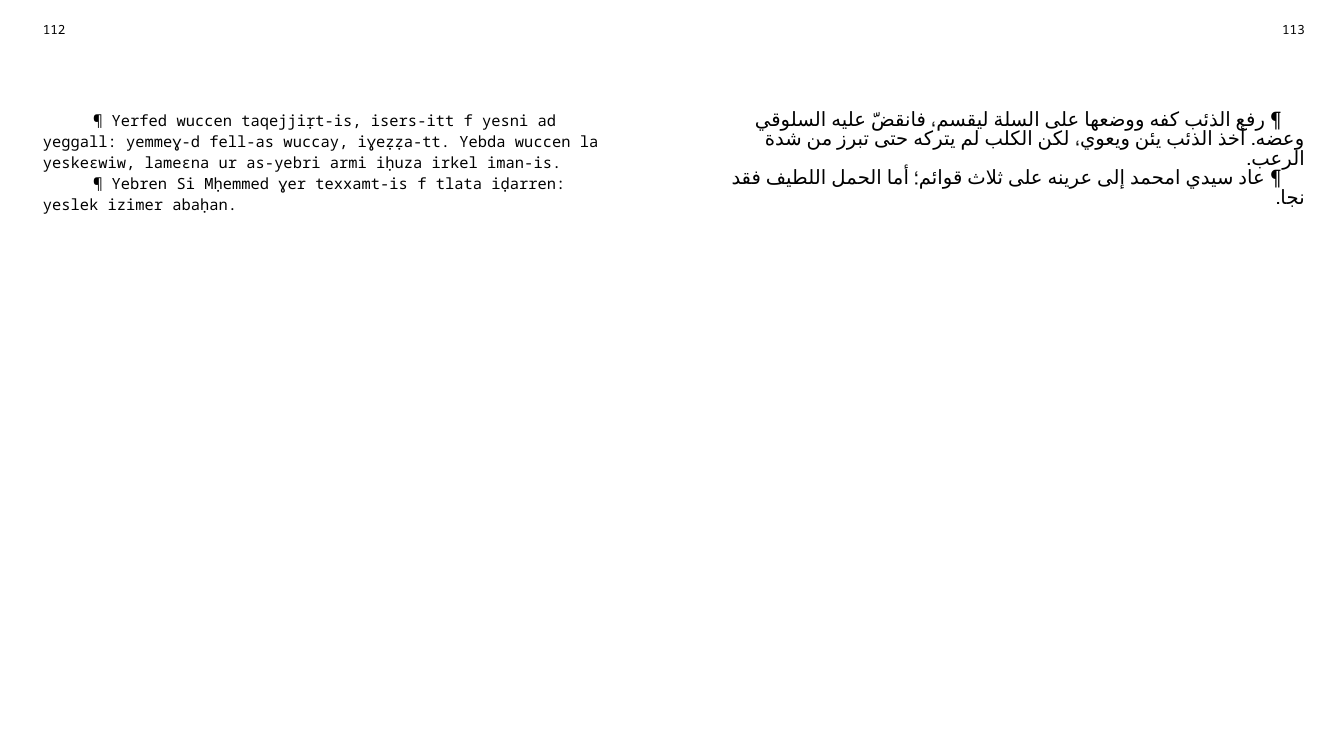
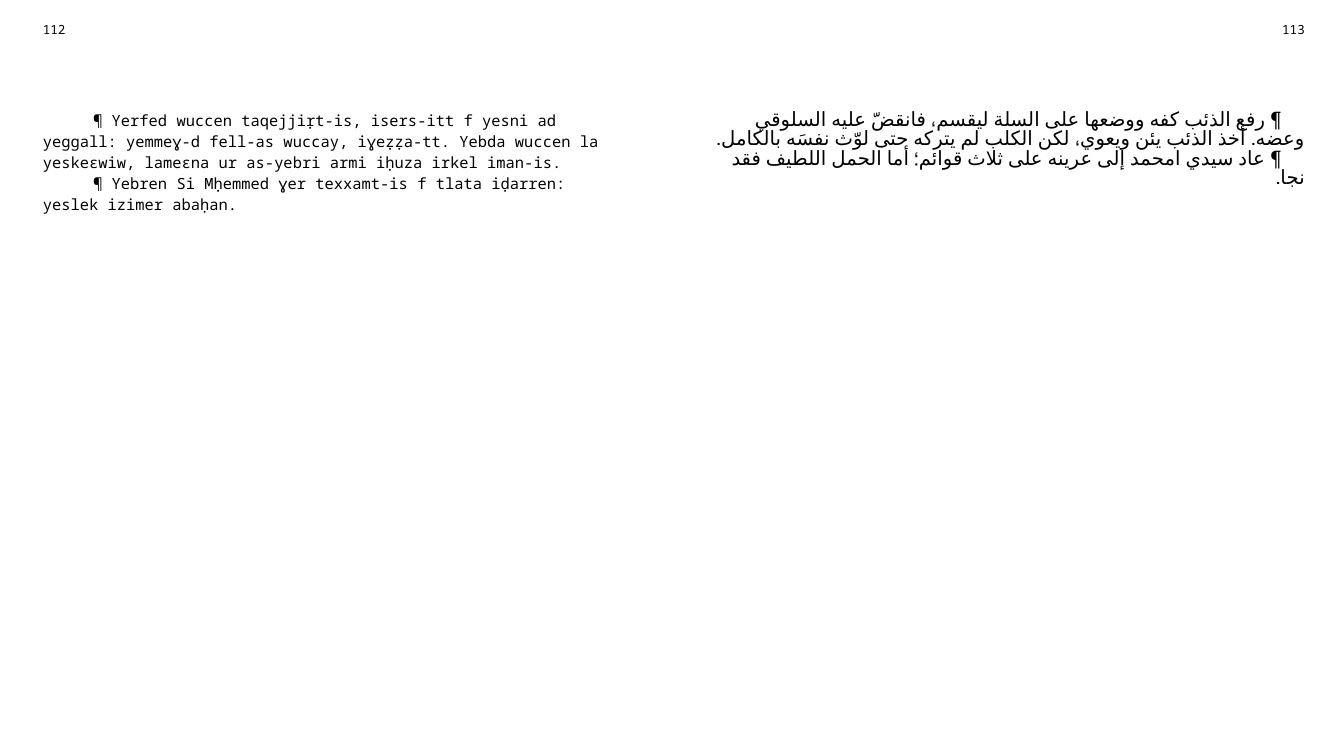
Before and after one commit to sferhah/tamacahut_n_wuccen, a slide deck: slide 52 of Uccen.ConsoleApp/uccen.arb.pptx. Drawn at 1344x756 pixels with LibreOffice and Linux fonts; fonts in the diff are those of the drawing. Boxes give left, top, right and bottom in pixels: in the first picture for what was removed or moved away, otherwise in the second. Text is boxed around its words. In the diff, an @@ line names an element or a change of style, - is before the commit and + after.

```diff
--- a/Uccen.ConsoleApp/uccen.arb.pptx
+++ b/Uccen.ConsoleApp/uccen.arb.pptx
@@ table at [32,16,1315,729] @@
-row 3, column 3: ¶ رفع الذئب كفه ووضعها على السلة ليقسم، فانقضّ عليه السلوقي وعضه. أخذ الذئب يئن ويعوي، لكن الكلب لم يتركه حتى تبرز من شدة الرعب. / ¶ عاد سيدي امحمد إلى عرينه على ثلاث قوائم؛ أما الحمل اللطيف فقد نجا.
+row 3, column 3: ¶ رفع الذئب كفه ووضعها على السلة ليقسم، فانقضّ عليه السلوقي وعضه. أخذ الذئب يئن ويعوي، لكن الكلب لم يتركه حتى لوّث نفسَه بالكامل. / ¶ عاد سيدي امحمد إلى عرينه على ثلاث قوائم؛ أما الحمل اللطيف فقد نجا.
```
Also in this commit, not shown: 2 other slides changed, 3 other files.
